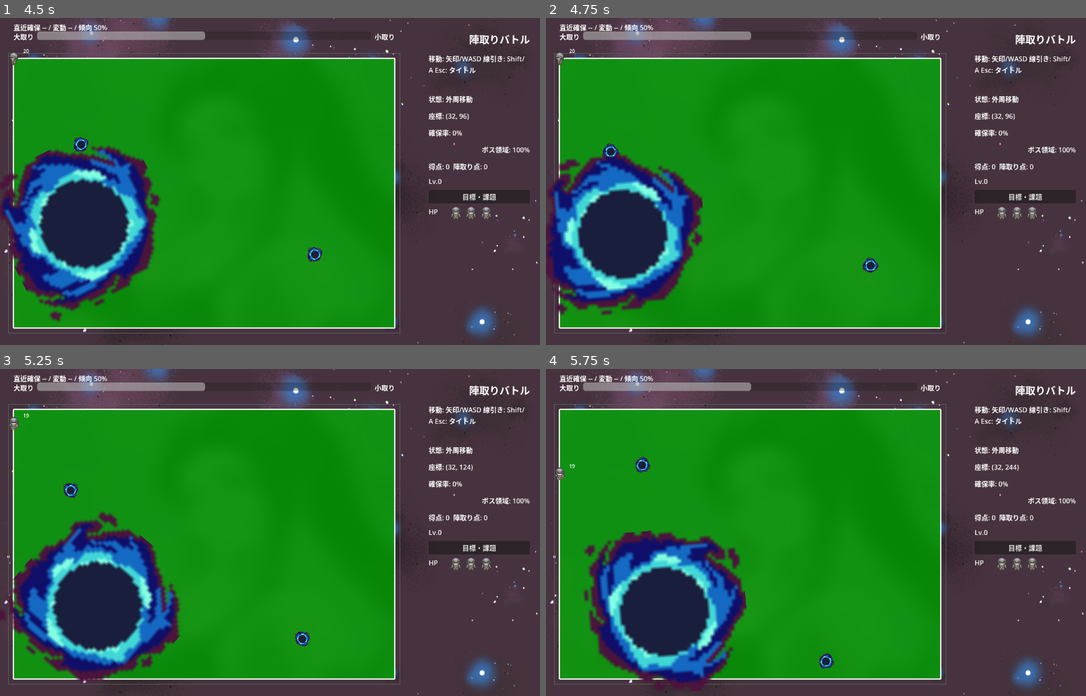
Above: before the commit, frames 1-4 (two rows, left to right).
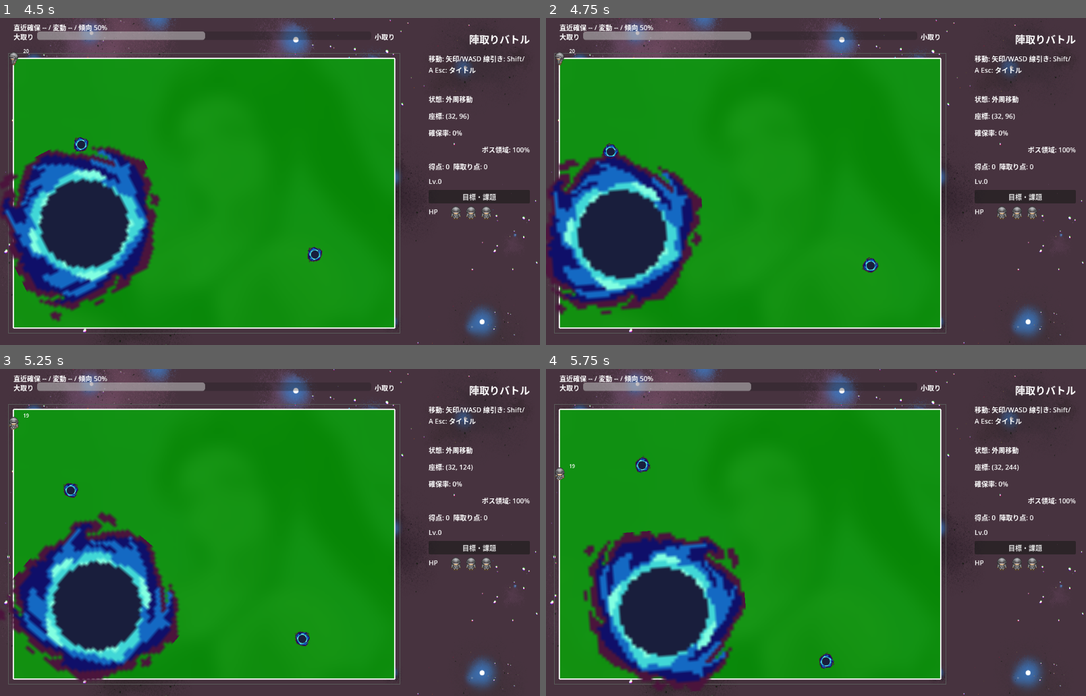
Above: after the commit, the same moments.

Repository: goenc/qix-project
Game: Godot game, scene res://scenes/title_main.tscn
Same seed, same stepped clock (60 frames per second), same inputs: the game is played once before the commit and once after it.
Inputs (mouse positions are in pixels of both pictures, inside the frame that each line leads up to):
- Up to frame 1 (4.5 s): tap Enter (qix_start) at 0.5, 1.25, 1.35, 2, 2.75, 3.5 s; move the mouse to (388, 165) at 0.52 s; hold Right (move_right) 0.53-1.28 s; tap Shift (qix_draw) at 0.6 s; click (388, 165) at 0.67 s; tap Space at 0.77, 1.52, 3.02, 3.77 s; move the mouse to (162, 197) at 1.27 s; hold Down (move_down) 1.28-2.03 s; move the mouse to (324, 109) at 2.02 s; hold Right (move_right) 2.03-2.78 s; tap 1 at 2.1 s; move the mouse to (243, 246) at 2.77 s; hold Up (move_up) 2.78-3.53 s; tap 2 at 2.85 s; click (243, 246) at 2.92 s; move the mouse to (432, 230) at 3.52 s; hold Left (move_left) from 3.53 s (still down); tap 3 at 3.6 s; move the mouse to (108, 132) at 4.27 s; tap R at 4.35 s
- Up to frame 2 (4.75 s): keep holding Left (move_left); tap Space at 4.52 s
- Up to frame 3 (5.25 s): move the mouse to (297, 532) at 5.02 s; release Left (move_left) at 5.03 s; hold Down (move_down) from 5.03 s (still down); tap Shift (qix_draw) at 5.1 s; click (297, 532) at 5.17 s
- Up to frame 4 (5.75 s): keep holding Down (move_down)

Frame 1 is identical in both runs. In frame 2, 0.4% of the frame differs, in the area x 1-30%, y 41-91%; in frame 3, 0.4%, in the area x 1-34%, y 44-96%; in frame 4, 0.4%.

Commit message:
ボスの狭所移動と境界補正を安定化
・内側境界の生成結果に半径確保の検証を追加し反転した境界を無効化
・境界判定許容差と反射後の押し込み量を分離し反射上限を調整可能化
・内側境界が無効な場合に円半径を考慮した衝突判定と位置補正を使用
・反射上限到達後の未検査移動を止め位置の飛びを防止
・狭い通路とくびれを対象とした回帰検証を追加
・狭所回帰と外周回帰と敵接触回帰と非頭なし起動を確認

Diff:
--- a/scripts/enemy/bbos.gd
+++ b/scripts/enemy/bbos.gd
@@ -2,7 +2,6 @@
 
 const PlayfieldBoundary = preload("res://scripts/game/playfield_boundary.gd")
 const EnemyPlayerHitService = preload("res://scripts/enemy/services/enemy_player_hit_service.gd")
-const MAX_REFLECTIONS_PER_FRAME := 2
 const VIEWPORT_BASE_DIAMETER_RATIO := 0.5
 const MIN_BOSS_REGION_DIAMETER_RATIO := 0.1
 const COLLISION_INSET_RATIO := 0.75
@@ -14,6 +13,8 @@
 @export var move_speed: float = 140.0
 @export var direction_change_interval_min: float = 1.5
 @export var direction_change_interval_max: float = 3.0
+@export_range(1, 32, 1) var max_reflections_per_frame: int = 8
+@export_range(0.001, 1.0, 0.001) var boundary_epsilon: float = 0.05
 @export var bounce_epsilon: float = 0.5
 @export var collision_radius: float = 32.0
 @export var min_collision_radius: float = 8.0
@@ -95,18 +96,27 @@
 		_reset_direction_change_timer()
 
 	var safe_radius := _get_effective_collision_radius()
-	var safe_epsilon := maxf(bounce_epsilon, 0.001)
+	var safe_epsilon := _get_boundary_epsilon()
 	var use_inner_loop := _has_active_inner_loop()
+	var reflection_limit := maxi(max_reflections_per_frame, 1)
 	var remaining_time := delta
 	var reflection_count := 0
 	var did_escape_corner := false
-	while remaining_time > 0.0 and reflection_count < MAX_REFLECTIONS_PER_FRAME:
+	while remaining_time > 0.0 and reflection_count < reflection_limit:
 		var segment_start := position
 		var next_position := position + velocity * remaining_time
 		var boundary_hit := (
 			PlayfieldBoundary.find_first_boundary_hit(position, next_position, active_inner_loop, safe_epsilon)
 			if use_inner_loop
-			else PlayfieldBoundary.find_first_boundary_hit(position, next_position, active_outer_loop, safe_epsilon)
+			else PlayfieldBoundary.find_first_boundary_hit_for_circle(
+				position,
+				next_position,
+				active_outer_loop,
+				safe_radius,
+				safe_epsilon,
+				active_inner_loop,
+				active_inner_loop_cache_ready
+			)
 		)
 		if !bool(boundary_hit.get("hit", false)):
 			position = _ensure_position_inside_active_boundary(next_position, safe_radius, safe_epsilon)
@@ -129,10 +139,8 @@
 		remaining_time *= maxf(0.0, 1.0 - travel_ratio)
 		reflection_count += 1
 
-	if remaining_time > 0.0:
-		var segment_start := position
-		position = _ensure_position_inside_active_boundary(position + velocity * remaining_time, safe_radius, safe_epsilon)
-		_attempt_player_hit(segment_start, position, safe_radius)
+	# Keep the last verified position when the reflection budget is exhausted.
+	# Advancing the leftover time without another hit test causes visible snaps.
 	if !did_escape_corner:
 		_update_stuck_debug_watch(delta)
 	_emit_position_changed_if_needed()
@@ -171,7 +179,7 @@
 		position = _ensure_position_inside_active_boundary(
 			position,
 			_get_effective_collision_radius(),
-			maxf(bounce_epsilon, 0.001)
+			_get_boundary_epsilon()
 		)
 	_emit_position_changed_if_needed()
 
@@ -189,7 +197,7 @@
 		position = _ensure_position_inside_active_boundary(
 			position,
 			collision_radius,
-			maxf(bounce_epsilon, 0.001)
+			_get_boundary_epsilon()
 		)
 	elif playfield_rect.size.x > 0.0 and playfield_rect.size.y > 0.0:
 		position = _clamp_point_to_rect(position, _get_spawnable_rect(playfield_rect))
@@ -334,6 +342,10 @@
 	return maxf(collision_radius, maxf(min_collision_radius, 0.0))
 
 
+func _get_boundary_epsilon() -> float:
+	return maxf(boundary_epsilon, 0.001)
+
+
 func _has_active_inner_loop() -> bool:
 	return active_inner_loop_cache_ready and active_inner_loop.size() >= 3 and active_inner_loop_total_length > 0.0
 
@@ -347,14 +359,6 @@
 			active_inner_loop_metrics
 		)
 
-	if active_outer_loop.size() >= 3:
-		return PlayfieldBoundary.ensure_point_inside_with_metrics(
-			active_outer_loop,
-			point,
-			epsilon,
-			active_outer_loop_metrics
-		)
-
 	return PlayfieldBoundary.ensure_circle_center_inside(
 		active_outer_loop,
 		point,
@@ -378,7 +382,7 @@
 	active_inner_loop = PlayfieldBoundary.build_inset_loop(
 		active_outer_loop,
 		_get_effective_collision_radius(),
-		maxf(bounce_epsilon, 0.001)
+		_get_boundary_epsilon()
 	)
 	active_inner_loop_cache_ready = true
 	if active_inner_loop.size() < 3:
--- a/scripts/game/playfield_boundary.gd
+++ b/scripts/game/playfield_boundary.gd
@@ -755,6 +755,11 @@
 		var intersection_point: Vector2 = intersection.get("point", Vector2.ZERO)
 		inset_loop.append(intersection_point)
 
+	# An inset that crosses through itself can become a reversed but otherwise
+	# plausible loop after sanitizing. Reject it before orientation is normalized.
+	if signed_area(inset_loop) >= -safe_epsilon:
+		return PackedVector2Array()
+
 	inset_loop = _simplify_orthogonal_loop(sanitize_loop(inset_loop), safe_epsilon)
 	if inset_loop.size() < 3 or polygon_area(inset_loop) <= safe_epsilon:
 		return PackedVector2Array()
@@ -767,6 +772,10 @@
 		if !_is_point_inside_or_on_loop(sanitized_loop, current_point, safe_epsilon):
 			return PackedVector2Array()
 		if !_is_point_inside_or_on_loop(sanitized_loop, current_point.lerp(next_point, 0.5), safe_epsilon):
+			return PackedVector2Array()
+		if !can_circle_center_fit(sanitized_loop, current_point, inset, safe_epsilon):
+			return PackedVector2Array()
+		if !can_circle_center_fit(sanitized_loop, current_point.lerp(next_point, 0.5), inset, safe_epsilon):
 			return PackedVector2Array()
 
 	return inset_loop
@@ -1076,7 +1085,9 @@
 			return adjusted_point
 
 		var boundary_distance := float(blocking_boundary.get("distance", 0.0))
-		var push_distance := maxf(radius - boundary_distance, 0.0) + maxf(epsilon * 4.0, 1.0)
+		var push_distance := maxf(radius - boundary_distance - maxf(epsilon, DEFAULT_EPSILON) * 0.5, 0.0)
+		if push_distance <= DEFAULT_EPSILON:
+			return adjusted_point
 		adjusted_point += inward_normal * push_distance
 		adjusted_point = ensure_point_inside(loop, adjusted_point, epsilon)
 
--- /dev/null
+++ b/tools/verify_bbos_narrow_region.gd
@@ -0,0 +1,80 @@
+extends SceneTree
+
+const BBOS_SCENE = preload("res://scenes/enemy/bbos.tscn")
+const Boundary = preload("res://scripts/game/playfield_boundary.gd")
+
+
+func _initialize() -> void:
+	var failures: Array[String] = []
+	_verify_inset_validation(failures)
+	await _verify_narrow_motion(failures)
+	await _verify_circle_fallback(failures)
+
+	if failures.is_empty():
+		print("BBOS narrow-region verification passed.")
+		quit(0)
+		return
+	for failure in failures:
+		printerr(failure)
+	quit(1)
+
+
+func _verify_inset_validation(failures: Array[String]) -> void:
+	var valid_loop := Boundary.build_rect_polygon(Rect2(0.0, 0.0, 200.0, 17.0))
+	var invalid_loop := Boundary.build_rect_polygon(Rect2(0.0, 0.0, 200.0, 15.0))
+	_assert(Boundary.build_inset_loop(valid_loop, 8.0, 0.05).size() == 4,
+		"A corridor wider than the collision diameter did not produce an inset loop.", failures)
+	_assert(Boundary.build_inset_loop(invalid_loop, 8.0, 0.05).is_empty(),
+		"A corridor narrower than the collision diameter produced a reversed inset loop.", failures)
+
+
+func _verify_narrow_motion(failures: Array[String]) -> void:
+	var bbos = BBOS_SCENE.instantiate()
+	root.add_child(bbos)
+	bbos.process_mode = Node.PROCESS_MODE_DISABLED
+	await process_frame
+	bbos.boundary_epsilon = 0.05
+	bbos.max_reflections_per_frame = 8
+	bbos.set_collision_radius(8.0)
+	bbos.set_active_outer_loop(Boundary.build_rect_polygon(Rect2(0.0, 0.0, 200.0, 17.0)))
+	bbos.position = Vector2(50.0, 8.5)
+	bbos.velocity = Vector2(1.0, 1.0).normalized() * 140.0
+	bbos.direction_change_timer = 999.0
+
+	for frame in range(30):
+		var previous_position: Vector2 = bbos.position
+		bbos._process(1.0 / 60.0)
+		var moved_distance := previous_position.distance_to(bbos.position)
+		_assert(moved_distance >= 1.5 and moved_distance <= 2.5,
+			"Narrow motion snapped or stalled on frame %d: moved=%s position=%s" % [frame, moved_distance, bbos.position], failures)
+		_assert(Boundary.can_circle_center_fit(bbos.active_outer_loop, bbos.position, 8.0, 0.05),
+			"BBOS left the circle-safe corridor on frame %d: position=%s" % [frame, bbos.position], failures)
+	bbos.queue_free()
+
+
+func _verify_circle_fallback(failures: Array[String]) -> void:
+	var bbos = BBOS_SCENE.instantiate()
+	root.add_child(bbos)
+	bbos.process_mode = Node.PROCESS_MODE_DISABLED
+	await process_frame
+	var neck_loop := PackedVector2Array([
+		Vector2(0, 0), Vector2(100, 0), Vector2(100, 40), Vector2(60, 40),
+		Vector2(60, 60), Vector2(100, 60), Vector2(100, 100), Vector2(0, 100),
+		Vector2(0, 60), Vector2(40, 60), Vector2(40, 40), Vector2(0, 40)
+	])
+	bbos.boundary_epsilon = 0.05
+	bbos.set_active_outer_loop(neck_loop)
+	bbos.set_collision_radius(10.0)
+	_assert(!bbos._has_active_inner_loop(), "The zero-width neck unexpectedly produced an active inset loop.", failures)
+	var unsafe_point := Vector2(39.0, 50.0)
+	var resolved: Vector2 = bbos._ensure_position_inside_active_boundary(unsafe_point, 10.0, 0.05)
+	_assert(resolved.distance_to(unsafe_point) > 2.0,
+		"Circle fallback behaved like the old point-only correction: resolved=%s" % resolved, failures)
+	_assert(Boundary.can_circle_center_fit(neck_loop, resolved, 10.0, 0.05),
+		"Circle fallback did not restore collision-radius clearance: resolved=%s" % resolved, failures)
+	bbos.queue_free()
+
+
+func _assert(condition: bool, message: String, failures: Array[String]) -> void:
+	if !condition:
+		failures.append(message)
Not shown, changed: runtime/commit_message.md
